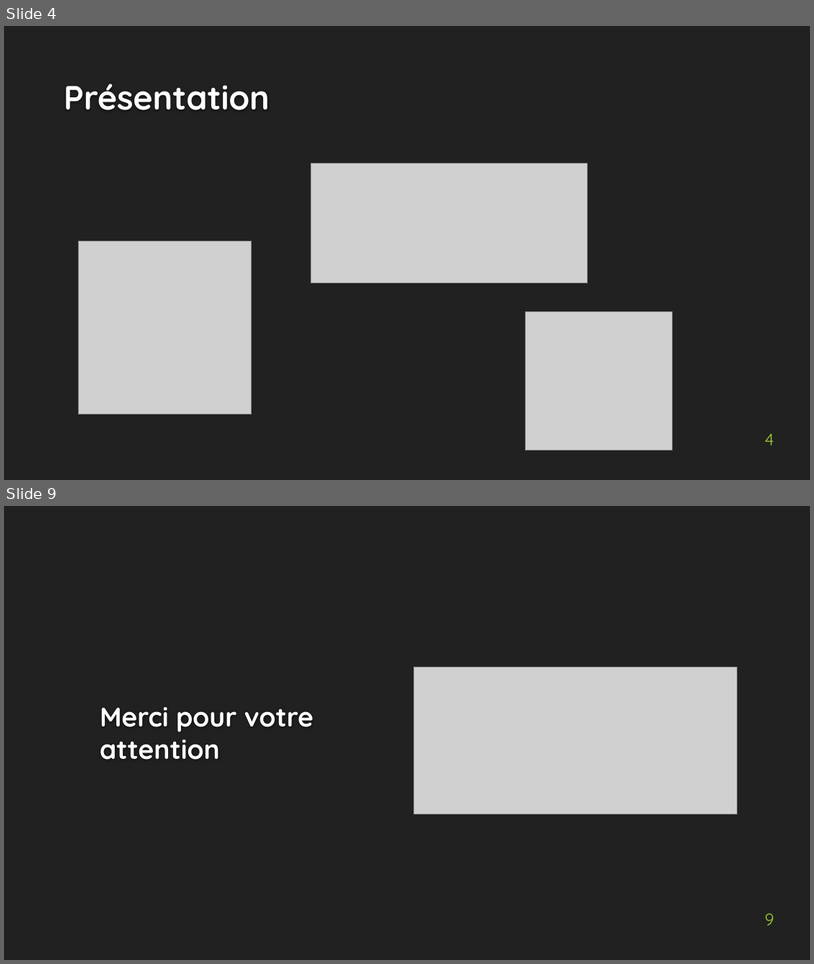
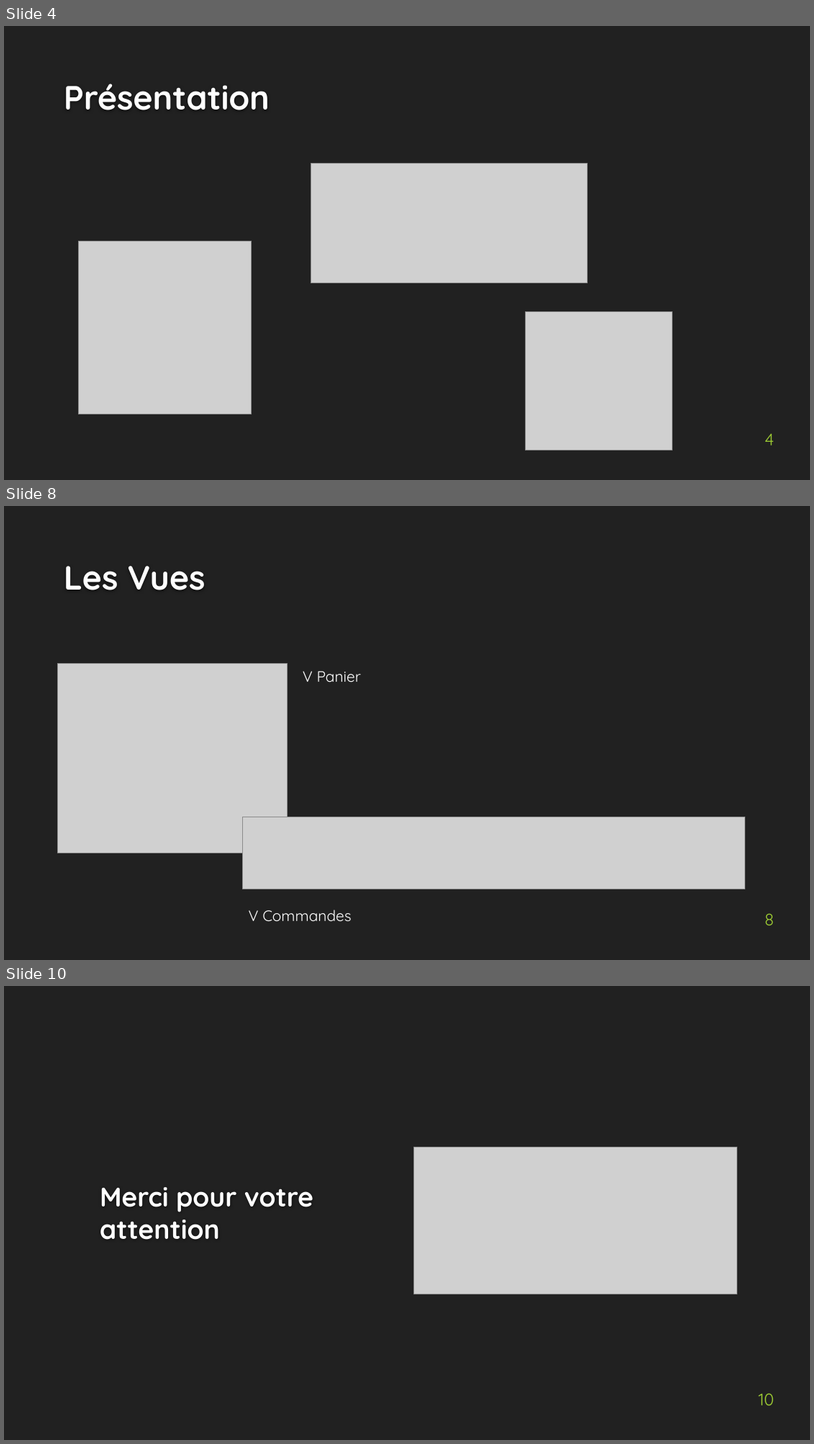
Before and after one commit to Xogiga/JEE_WoTM, a slide deck: presentation_jee.pptx. Shown one above the other, each under a label of ours: slides 4 and 9 before the commit, slides 4, 8 and 10 after it; the slides between them are not shown. The pictures are 814x964 and 814x1444 pixels, drawn with LibreOffice and Linux fonts; fonts in the diff are those of the drawing; grey boxes stand for pictures; background and template pictures are left out. Boxes give left, top, right and bottom in pixels: in the first picture for what was removed or moved away, otherwise in the second. Text is boxed around its words. In the diff, an @@ line names an element or a change of style, - is before the commit and + after.

```diff
--- a/presentation_jee.pptx
+++ b/presentation_jee.pptx
@@ slide 8 added at (x1=4, y1=506, x2=810, y2=960), background #212121 @@
@@ title added at (x1=64, y1=566, x2=206, y2=590), 40 pt, text #FEFEFE, bold @@
+Les Vues
@@ picture added at (x1=58, y1=664, x2=288, y2=852) @@
@@ text added at (x1=303, y1=671, x2=361, y2=682), 18 pt, text #FFFFFF @@
+V Panier
@@ picture added at (x1=242, y1=816, x2=745, y2=888) @@
@@ text added at (x1=249, y1=909, x2=351, y2=921), 18 pt, text #FFFFFF @@
+V Commandes
@@ page number added at (x1=765, y1=913, x2=774, y2=925), 20 pt, text #9ECD33 @@
+8
@@ what was slide 9 is now slide 10 @@
@@ page number at (x1=759, y1=1393, x2=774, y2=1405): text changed @@
-9
+10
```
Also in this commit, not shown: 4 slides changed, 1 other slide added, 1 slide removed, 14 other files.
